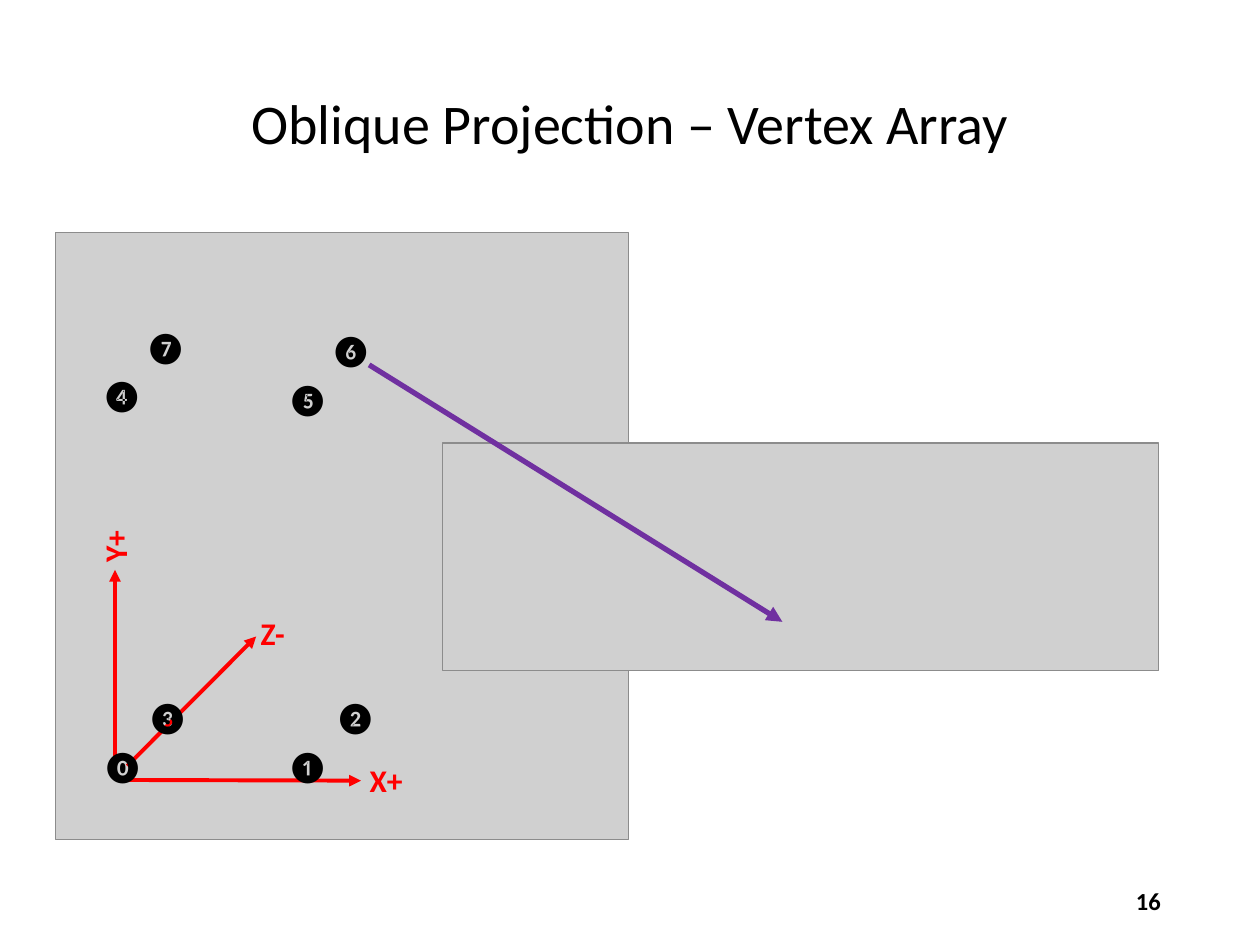
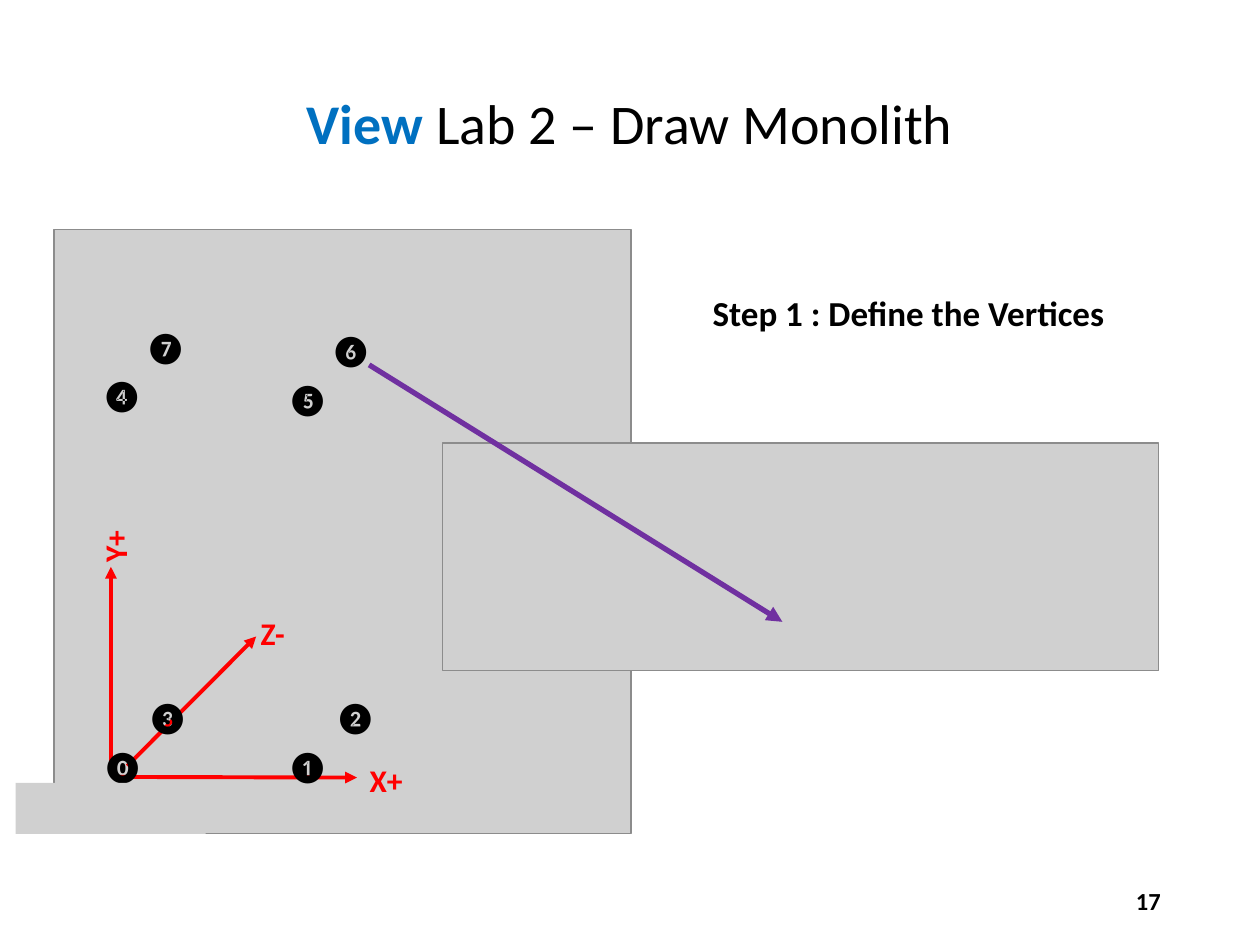
Before and after one commit to dbiersach/scicomp301-cpp-linux, a slide deck: slide 17 of session16/Session 16 - 3D Graphics, Vector Algebra.pptx (slide 16 before the commit). Drawn at 1260x945 pixels with LibreOffice and Linux fonts; fonts in the diff are those of the drawing; grey boxes stand for pictures. Boxes give left, top, right and bottom in pixels: in the first picture for what was removed or moved away, otherwise in the second. Text is boxed around its words. In the diff, an @@ line names an element or a change of style, - is before the commit and + after.

```diff
--- a/session16/Session 16 - 3D Graphics, Vector Algebra.pptx
+++ b/session16/Session 16 - 3D Graphics, Vector Algebra.pptx
@@ title at box(307, 104, 952, 145): text changed @@
-Oblique Projection – Vertex Array
+View Lab 2 – Draw Monolith
@@ picture: place and size @@
-picture at box(55, 233, 629, 839)
+picture at box(54, 229, 631, 834)
@@ text added at box(713, 301, 1104, 332), 20 pt, text #000000, bold @@
+Step 1 : Define the Vertices
@@ arrow moved from (115, 771) - (115, 570) to (111, 769) - (111, 567) @@
@@ arrow moved from (120, 780) - (362, 781) to (116, 777) - (357, 777) @@
@@ picture added at box(15, 782, 205, 833) @@
@@ page number at box(1136, 894, 1161, 910): text changed @@
-16
+17
```
Also in this commit, not shown: 23 other slides changed, 11 slides added, 8 slides removed, 1 other file.
